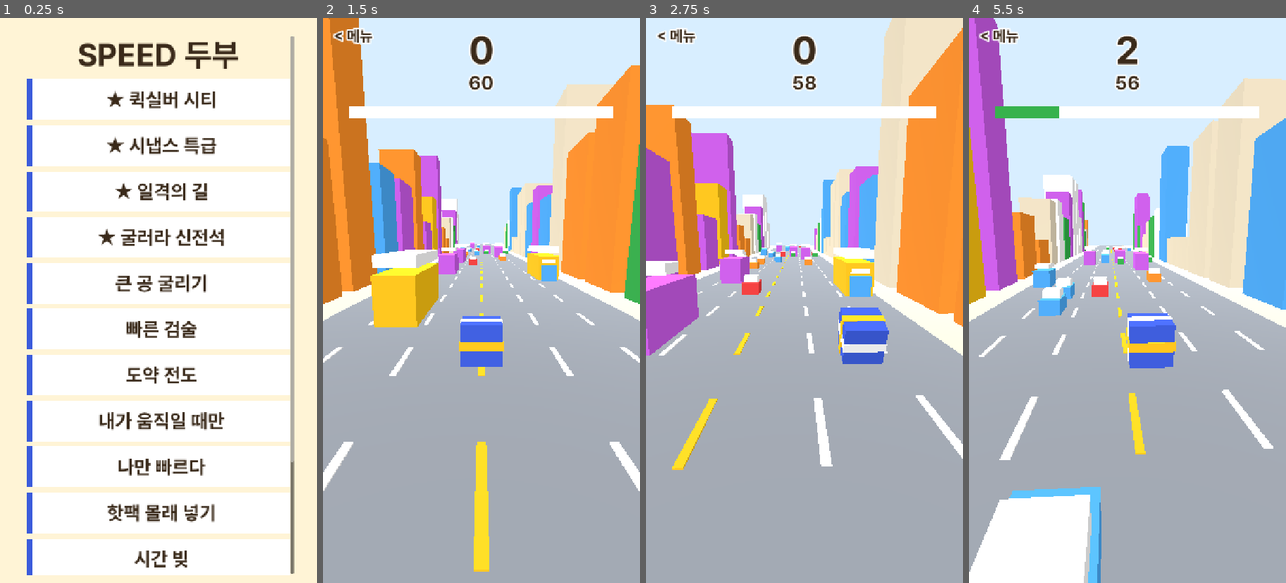
Above: before the commit, frames 1-4 (left to right).
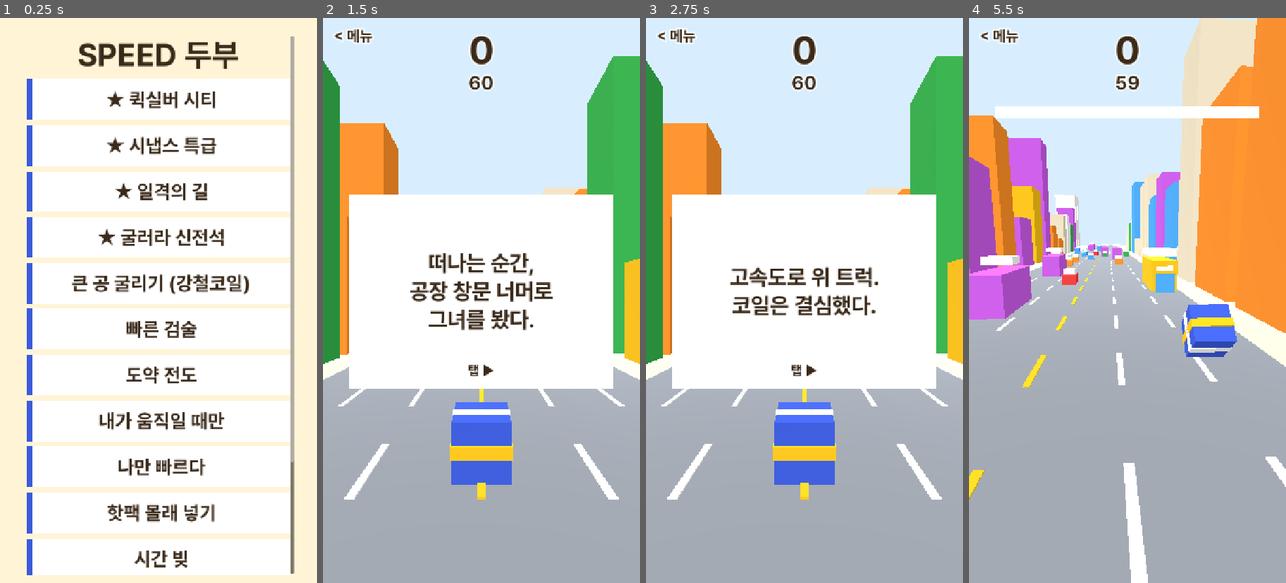
Above: after the commit, the same moments.

Repository: innollia/pai-games
Game: Godot game, scene res://main.tscn
Two runs of this game, one before a commit and one after it. Both use one fixed random seed, a clock stepped at 60 frames per second and the inputs below.
Inputs (mouse positions are in pixels of both pictures, inside the frame that each line leads up to):
- Up to frame 1 (0.25 s): no input
- Up to frame 2 (1.5 s): click (481, 283) at 0.5 s, where only the run before the commit has a clickable "큰 공 굴리기"; move the mouse to (551, 272) at 1.27 s; click (551, 272) at 1.42 s
- Up to frame 3 (2.75 s): drag from (741, 328) to (788, 413) at 2.02 s
- Up to frame 4 (5.5 s): move the mouse to (1159, 176) at 2.77 s; click (1159, 176) at 2.92 s; drag from (1111, 413) to (1032, 215) at 3.52 s; move the mouse to (1222, 385) at 4.27 s; click (1222, 385) at 4.42 s; drag from (1032, 215) to (1079, 159) at 5.02 s

The runs differ from the first frame. In frame 1, 1.0% of the frame differs, in the area x 22-79%, y 45-49%; in frame 2, 49%; in frame 3, 50%, in the area x 0-100%, y 0-86%; in frame 4, 44%.

Commit message:
speed_tofu bigball: steel-coil text-box intro cutscene, crushed cars stick to the coil and fall off on bonk
Co-Authored-By: Claude Opus 5.5 <noreply@anthropic.com>

Diff:
--- a/games/speed_tofu/g/bigball.gd
+++ b/games/speed_tofu/g/bigball.gd
@@ -1,5 +1,14 @@
 extends Tofu
-## 큰 상자공이 도로를 저절로 굴러간다. 좌우로 끌어 방향을 튼다. 나보다 작은 차는 깔아서 점수·커짐(커질수록 빨라짐), 큰 차에 부딪히면 튕기고 작아짐. 60초.
+## 처음 한 번 글상자 컷씬(탭으로 넘김): 트럭에서 뛰어내린 강철코일이 공장으로 굴러 돌아간다.
+## 코일은 도로를 저절로 굴러간다. 좌우로 끌어 방향을 튼다. 나보다 작은 차는 깔면 몸에 붙고 점수·커짐(커질수록 빨라짐), 큰 차에 부딪히면 붙은 차가 떨어지고 작아짐. 60초.
+
+const CUT := [
+	"강철코일 공장.\n갓 감긴 코일 하나가\n트럭에 실린다.",
+	"떠나는 순간,\n공장 창문 너머로\n그녀를 봤다.",
+	"고속도로 위 트럭.\n코일은 결심했다.",
+	"뛰어내려!\n공장으로 돌아가자.\n길을 막는 건 전부 깔고 간다.",
+]
+const STUCK := 30
 
 const ROAD := Color("8d939c")
 const HALF := 12.0  # 도로 반폭
@@ -43,10 +52,40 @@
 var tier := 0
 var quarter := 0
 var last_x := 0.0
+var stuck: Array[MeshInstance3D] = []
+var nstuck := 0
+var cut := 0  # 보고 있는 컷씬 장, CUT.size()면 끝
+var cut_box: ColorRect
+var cut_l: Label
 
 
 func _setup() -> void:
 	time_limit = 60.0
+	var layer := CanvasLayer.new()
+	add_child(layer)
+	cut_box = ColorRect.new()
+	cut_box.color = WHITE
+	cut_box.position = Vector2(60, 400)
+	cut_box.size = Vector2(600, 440)
+	cut_box.mouse_filter = Control.MOUSE_FILTER_IGNORE
+	layer.add_child(cut_box)
+	cut_l = _label(layer, 50, 430, 380)
+	cut_l.position.x = 90
+	cut_l.size.x = 540
+	cut_l.vertical_alignment = VERTICAL_ALIGNMENT_CENTER
+	cut_l.autowrap_mode = TextServer.AUTOWRAP_WORD_SMART
+	var hint := _label(cut_box, 30, 380, 50)
+	hint.size.x = 600
+	hint.text = "탭 ▶"
+	_show_cut()
+
+
+func _show_cut() -> void:
+	var on := cut < CUT.size()
+	cut_box.visible = on
+	cut_l.visible = on
+	if on:
+		cut_l.text = CUT[cut]
 
 
 func _reset() -> void:
@@ -63,6 +102,13 @@
 	ball = box(Vector3(0, 1, 0), Vector3.ONE * s, ME)
 	box(Vector3.ZERO, Vector3(1.04, 1.04, 0.22), WHITE, ball)
 	box(Vector3.ZERO, Vector3(1.04, 0.22, 1.04), D, ball)
+	# 깐 차가 붙을 자리 (판 시작 때 만들어 돌려 쓴다)
+	stuck.clear()
+	nstuck = 0
+	for i in STUCK:
+		var m := box(Vector3.ZERO, Vector3.ONE, A, ball)
+		m.visible = false
+		stuck.append(m)
 	road = box(Vector3(0, -0.1, 0), Vector3(HALF * 2.0, 0.2, AHEAD * 2.0 + 100.0), ROAD)
 	side = box(Vector3(0, -0.3, 0), Vector3(400, 0.2, AHEAD * 2.0 + 100.0), SOFT)
 	dashes.clear()
@@ -116,6 +162,9 @@
 
 
 func _step(dt: float) -> void:
+	if cut < CUT.size():
+		t = time_limit
+		return
 	s = lerpf(s, s_goal, minf(1.0, dt * 4.0))
 	ball.scale = Vector3.ONE * s
 	var v := 12.0 + s * 2.6
@@ -175,9 +224,18 @@
 
 
 func _crush(c: Car, kd: Dictionary) -> void:
-	c.flat = true
-	c.n.scale.y = 0.15
-	c.n.position.y = 0.08
+	# 깐 차는 길에서 사라지고 코일 겉면 아무 데나 붙는다
+	var m := stuck[nstuck % STUCK]
+	nstuck += 1
+	var ax := randi() % 3
+	var lp := Vector3(randf_range(-0.4, 0.4), randf_range(-0.4, 0.4), randf_range(-0.4, 0.4))
+	lp[ax] = 0.5 * (1.0 if randf() < 0.5 else -1.0)
+	m.position = lp
+	m.rotation = Vector3(0, randf() * TAU, randf() * 0.6)
+	m.scale = kd.size * 0.5 / s
+	m.material_override = c.n.material_override
+	m.visible = true
+	_spawn(c, bz - AHEAD + randf_range(-40.0, 0.0))
 	score += int(kd.pts)
 	s_goal = minf(16.0, s_goal + float(kd.grow))
 	beep(520.0 - c.k * 100.0, 0.1, 120.0, 0.28)
@@ -189,6 +247,11 @@
 
 func _bonk(c: Car, sz: Vector3) -> void:
 	s_goal = maxf(2.0, s_goal - 0.8)
+	# 붙어 있던 차가 몇 대 떨어져 나간다
+	for i in 4:
+		if nstuck > 0:
+			nstuck -= 1
+			stuck[nstuck % STUCK].visible = false
 	kick = 30.0
 	hurt = 0.8
 	c.n.position.z = bz - (s + sz.z) * 0.5 - 0.5
@@ -200,9 +263,16 @@
 
 
 func _tap(p: Vector2) -> void:
+	if cut < CUT.size():
+		cut += 1
+		_show_cut()
+		play("good" if cut == CUT.size() else "tap")
+		return
 	last_x = p.x
 
 
 func _drag(p: Vector2) -> void:
+	if cut < CUT.size():
+		return
 	x_goal += (p.x - last_x) * 0.06
 	last_x = p.x
--- a/games/speed_tofu/main.gd
+++ b/games/speed_tofu/main.gd
@@ -6,7 +6,7 @@
 	["synapse", "★ 시냅스 특급"],
 	["blade", "★ 일격의 길"],
 	["boulder", "★ 굴러라 신전석"],
-	["bigball", "큰 공 굴리기"],
+	["bigball", "큰 공 굴리기 (강철코일)"],
 	["sword", "빠른 검술"],
 	["nerve", "도약 전도"],
 	["superhot", "내가 움직일 때만"],
Not shown, changed: games/speed_tofu/README.md
Not shown, changed: games/speed_tofu/web/index.html
Not shown, changed: games/speed_tofu/web/index.pck
